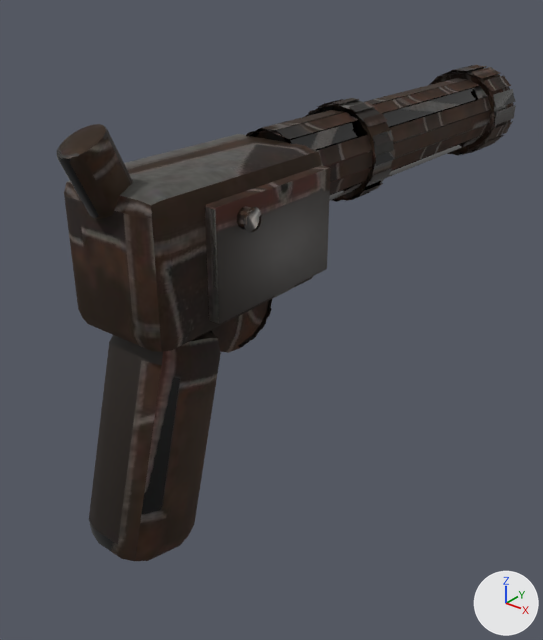
One commit to the glTF model Sandbox/GameData/Models/Weapons/pighcib_pistol.glb: the scene before it, then after it.
Before and after are seen from a 50 mm lens placed at (0.201, -0.248, 0.106), pointed at (-0.02, 0.029, -0.066). Every picture has the same lights, and +X, +Y and +Z are marked at lower right. The first picture is the older version. Vertices at exactly the same position are counted once.

The older version as bpy lines, for what is in view:
```python
mat_weapon = bpy.data.materials.new('Weapon')
mat_weapon.use_nodes = True; mat_weapon.node_tree.nodes.clear()
_N = mat_weapon.node_tree.nodes; _L = mat_weapon.node_tree.links
n0 = _N.new('ShaderNodeBsdfPrincipled'); n0.name = 'Principled BSDF'
n1 = _N.new('ShaderNodeOutputMaterial'); n1.name = 'Material Output'
n2 = _N.new('ShaderNodeMix'); n2.name = 'Mix'
n2.data_type = 'RGBA'
n2.blend_type = 'MULTIPLY'
n2.inputs[0].default_value = 1.0  # 'Factor'
n3 = _N.new('ShaderNodeVertexColor'); n3.name = 'Color Attribute'
n4 = _N.new('ShaderNodeTexImage'); n4.name = 'Image Texture'
n4.image = img_pighcib_pistol_basecolor
n5 = _N.new('ShaderNodeSeparateColor'); n5.name = 'Separate Color'
n6 = _N.new('ShaderNodeTexImage'); n6.name = 'Image Texture.001'
n6.image = img_pighcib_pistol_orm
_L.new(n0.outputs[0], n1.inputs[0])  # 'BSDF' to 'Surface'
_L.new(n2.outputs[2], n0.inputs[0])  # 'Result' to 'Base Color'
_L.new(n3.outputs[0], n2.inputs[7])  # 'Color' to 'B'
_L.new(n4.outputs[0], n2.inputs[6])  # 'Color' to 'A'
_L.new(n5.outputs[2], n0.inputs[1])  # 'Blue' to 'Metallic'
_L.new(n5.outputs[1], n0.inputs[2])  # 'Green' to 'Roughness'
_L.new(n6.outputs[0], n5.inputs[0])  # 'Color' to 'Color'
me_pighcib_pistol = bpy.data.meshes.new('pighcib_pistol')
me_pighcib_pistol.from_pydata(...)  # 1496 vertices, 2956 faces; spans x -0.025..0.035, y -0.104..0.209, z -0.126..0.055
me_pighcib_pistol.materials.append(mat_weapon)
ob_pighcib_pistol = bpy.data.objects.new('pighcib_pistol', me_pighcib_pistol)
ob_pighcib_pistol.location = (0.0, 0.0, 0.0)
```
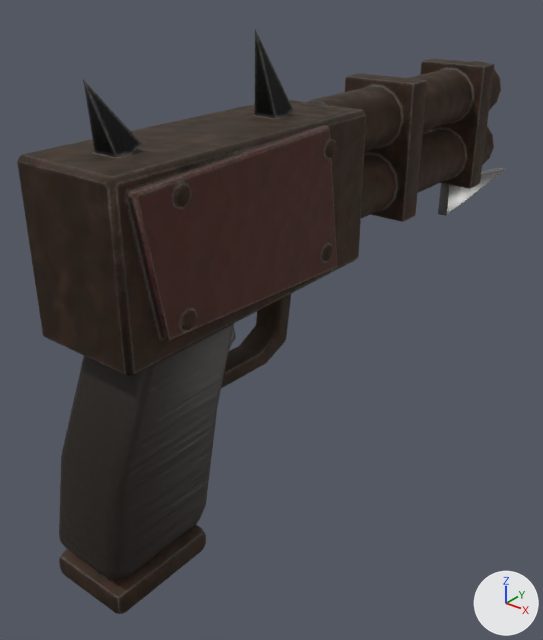
Pixel boxes (x1, y1, x2, y2) of what changed, in the pictures (543 x 640 px):
'pighcib_pistol', surface changed, reshaped (6% wider, 18% taller): before (57, 65, 516, 561); after (17, 30, 505, 614)
part 1 of me_pighcib_pistol, rebuilt (20% narrower, 26% shorter): before (246, 78, 491, 201); after (305, 61, 501, 152)
part 2 of me_pighcib_pistol, rebuilt: before (211, 299, 272, 353); after (221, 294, 291, 388)
part 3 of me_pighcib_pistol, rebuilt (36% wider, 27% taller): before (64, 134, 321, 352); after (17, 100, 366, 377)
part 4 of me_pighcib_pistol, rebuilt (67% wider, 36% taller): before (205, 166, 330, 324); after (127, 125, 337, 341)
part 5 of me_pighcib_pistol, deleted: before (429, 65, 516, 156)
part 6 of me_pighcib_pistol, deleted: before (305, 98, 395, 202)
part 7 of me_pighcib_pistol, deleted: before (57, 124, 133, 219)
part 8 of me_pighcib_pistol, deleted: before (237, 206, 262, 233)
part 9 of me_pighcib_pistol, built on: before (89, 331, 221, 561); after (59, 30, 505, 614)
part 10 of me_pighcib_pistol, added: after (83, 79, 191, 207)

Patch to the scene script:
```diff
--- a/Sandbox/GameData/Models/Weapons/pighcib_pistol.glb.py
+++ b/Sandbox/GameData/Models/Weapons/pighcib_pistol.glb.py
@@ img_pighcib_pistol_normal @@
+img_pighcib_pistol_normal = load_image('pighcib_pistol_Normal', '_unpacked/pighcib_pistol_Normal', 1024, 1024, 'Non-Color')
@@ mat_weapon @@
 mat_weapon = bpy.data.materials.new('Weapon')
-# nodes: BsdfPrincipled, Mix, OutputMaterial, SeparateColor, TexImage x2, VertexColor
+# nodes: BsdfPrincipled, NormalMap, OutputMaterial, SeparateColor, TexImage x3
 # uses the picture img_pighcib_pistol_basecolor
+# uses the picture img_pighcib_pistol_normal
 # uses the picture img_pighcib_pistol_orm
@@ me_pighcib_pistol @@
 # used by ob_pighcib_pistol; location = (0.0, 0.0, 0.0)
-me_pighcib_pistol.from_pydata(...)  # 1496 vertices, 2956 faces; spans x -0.025..0.035, y -0.104..0.209, z -0.126..0.055
+me_pighcib_pistol.from_pydata(...)  # 900 vertices, 1732 faces; spans x -0.025..0.031, y -0.117..0.265, z -0.131..0.08
+# me_pighcib_pistol part 1: the loose piece of 224 vertices spanning x -0.02..0.02, y 0.001..0.199, z 0.0..0.04 is rebuilt with 66 vertices and now spans x -0.016..0.016, y 0.035..0.205, z 0.016..0.048
+# me_pighcib_pistol part 2: the loose piece of 224 vertices spanning x -0.007..0.007, y -0.047..-0.003, z -0.052..-0.018 is rebuilt with 160 vertices and now spans x -0.007..0.007, y -0.069..0.011, z -0.067..-0.025
+# me_pighcib_pistol part 3: the loose piece of 56 vertices spanning x -0.025..0.025, y -0.09..0.01, z -0.025..0.035 is rebuilt with 24 vertices and now spans x -0.025..0.025, y -0.105..0.04, z -0.025..0.045
+# me_pighcib_pistol part 4: the loose piece of 56 vertices spanning x 0.024..0.03, y -0.065..0.005, z -0.018..0.027 is rebuilt with 24 vertices and now spans x 0.025..0.029, y -0.1..0.015, z -0.02..0.044
+# me_pighcib_pistol part 5: the loose piece of 224 vertices spanning x -0.025..0.025, y 0.181..0.209, z -0.005..0.045 is deleted
+# me_pighcib_pistol part 6: the loose piece of 224 vertices spanning x -0.023..0.023, y 0.052..0.068, z -0.003..0.043 is deleted
+# me_pighcib_pistol part 7: the loose piece of 224 vertices spanning x -0.008..0.008, y -0.104..-0.076, z 0.025..0.055 is deleted
+# me_pighcib_pistol part 8: the loose piece of 208 vertices spanning x 0.027..0.035, y -0.055..-0.045, z 0.015..0.025 is deleted
+# me_pighcib_pistol part 9: 54 vertices removed from x -0.018..0.018, y -0.104..-0.046, z -0.126..-0.024; 585 vertices added at x -0.02..0.031, y -0.117..0.265, z -0.131..0.08
+# me_pighcib_pistol part 10: 39 vertices added at x -0.006..0.031, y -0.092..-0.075, z 0.031..0.07
 me_pighcib_pistol.materials.append(mat_weapon)
```
